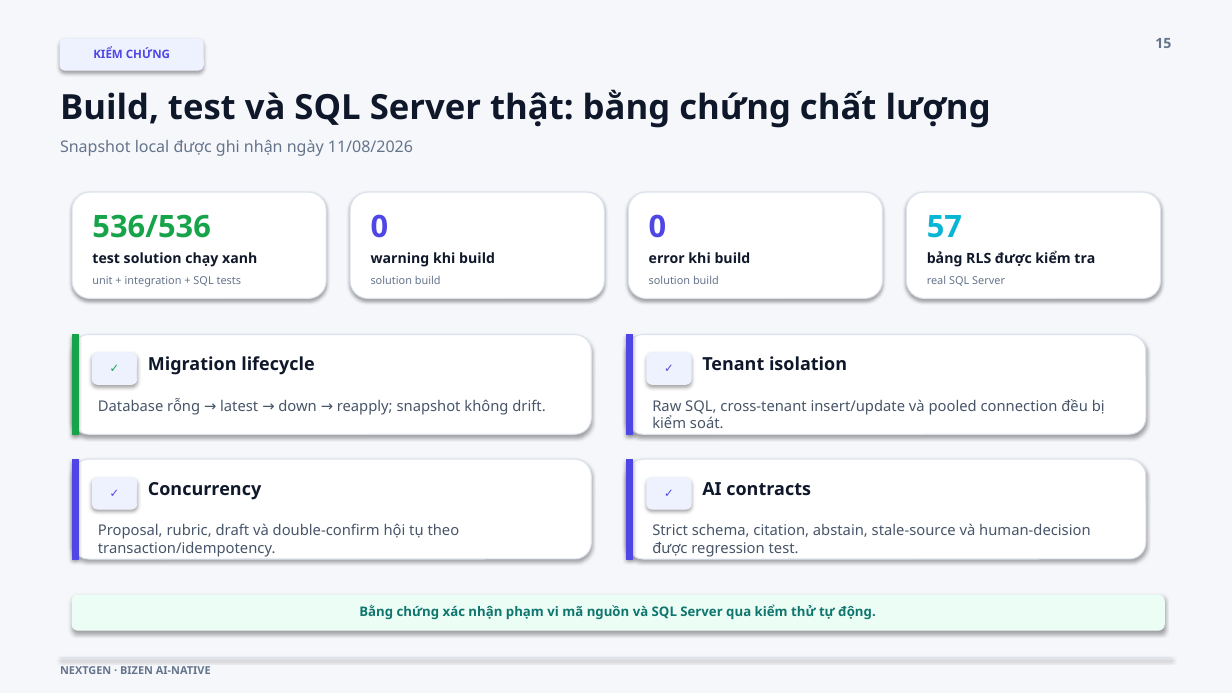
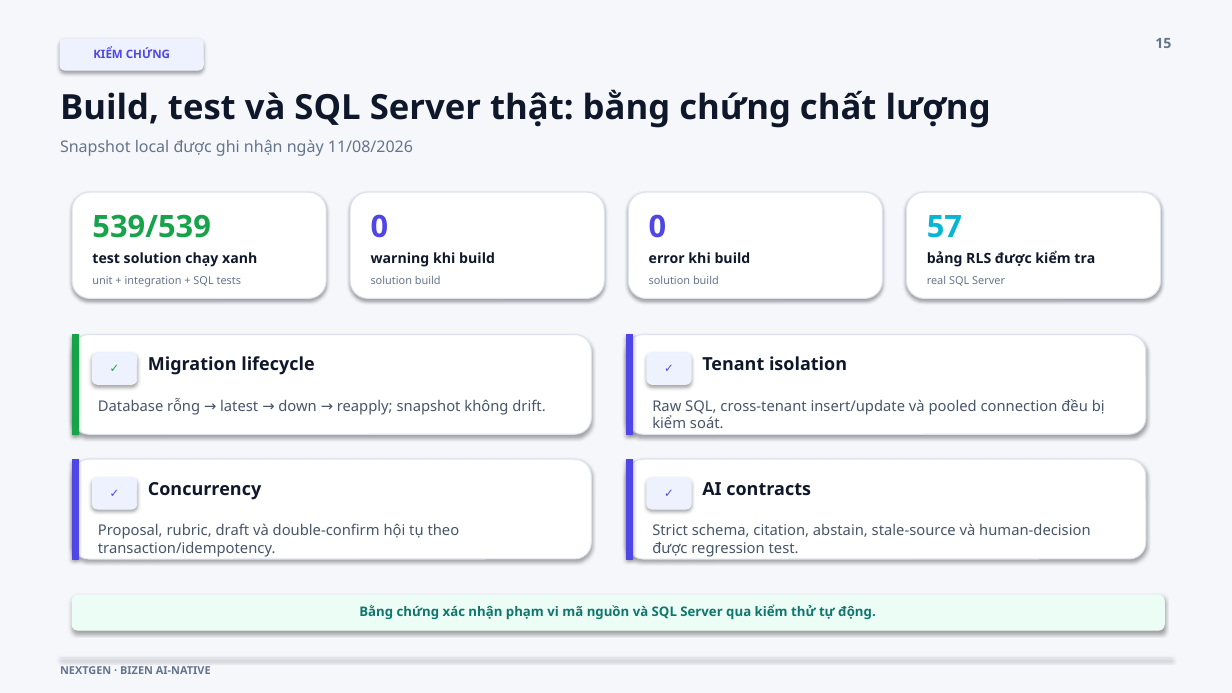
Before and after one commit to nhubui2008/Manage-KPI-or-OKR-System, a slide deck: slide 15 of docs/Presentation_BaoCao_TotNghiep_NEXTGEN.pptx. Drawn at 1232x693 pixels with LibreOffice and Linux fonts; fonts in the diff are those of the drawing. Boxes give left, top, right and bottom in pixels: in the first picture for what was removed or moved away, otherwise in the second. Text is boxed around its words. In the diff, an @@ line names an element or a change of style, - is before the commit and + after.

```diff
--- a/docs/Presentation_BaoCao_TotNghiep_NEXTGEN.pptx
+++ b/docs/Presentation_BaoCao_TotNghiep_NEXTGEN.pptx
@@ text at (92, 214, 210, 238): text changed @@
-536/536
+539/539
```
Also in this commit, not shown: 11 other files.
